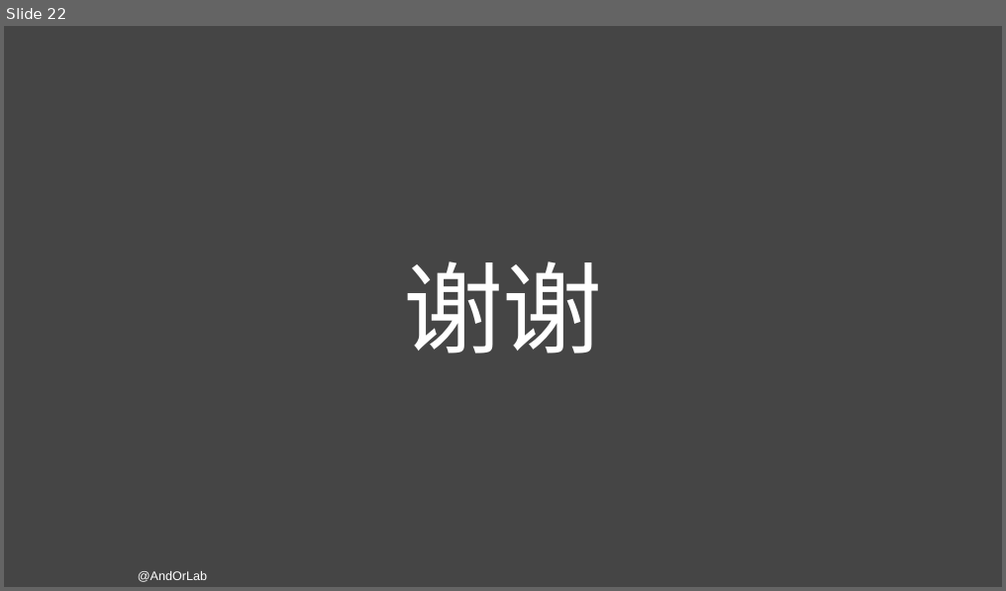
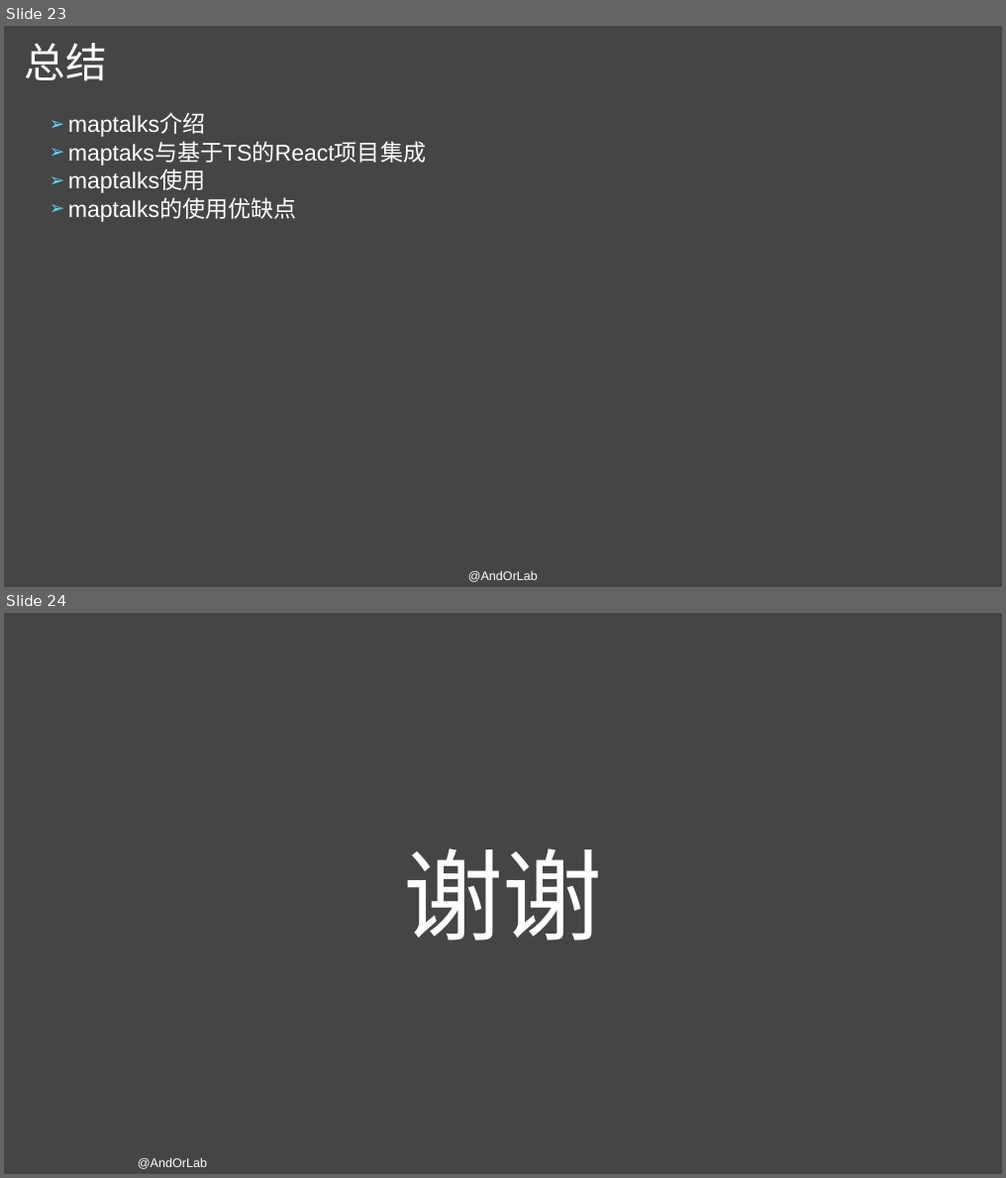
Before and after one commit to AndorLab/TodoList, a slide deck: contents/2018-11-14-杜秀秀/maptalks使用基础.pptx. Shown one above the other, each under a label of ours: slide 22 before the commit, slides 23 and 24 after it. The pictures are 1006x591 and 1006x1178 pixels, drawn with LibreOffice and Linux fonts; fonts in the diff are those of the drawing. Boxes give left, top, right and bottom in pixels: in the first picture for what was removed or moved away, otherwise in the second. Text is boxed around its words. In the diff, an @@ line names an element or a change of style, - is before the commit and + after.

Commit message:
maptlks使用基础PPT v2.0

```diff
--- a/contents/2018-11-14-杜秀秀/maptalks使用基础.pptx
+++ b/contents/2018-11-14-杜秀秀/maptalks使用基础.pptx
@@ slide 23 added at bbox=[4, 26, 1002, 587], background #454545 @@
@@ title added at bbox=[25, 43, 107, 81], 39.6 pt, text #FFFFFF @@
+总结
@@ text added at bbox=[68, 114, 426, 222], 22 pt, text #FFFFFF @@
+➢ maptalks介绍
+➢ maptaks与基于TS的React项目集成
+➢ maptalks使用
+➢ maptalks的使用优缺点
@@ text added at bbox=[468, 571, 538, 582], 12 pt, text #FFFFFF @@
+@AndOrLab
@@ what was slide 22 is now slide 24 @@
```
Also in this commit, not shown: 17 slides changed, 4 other slides added, 3 slides removed.
